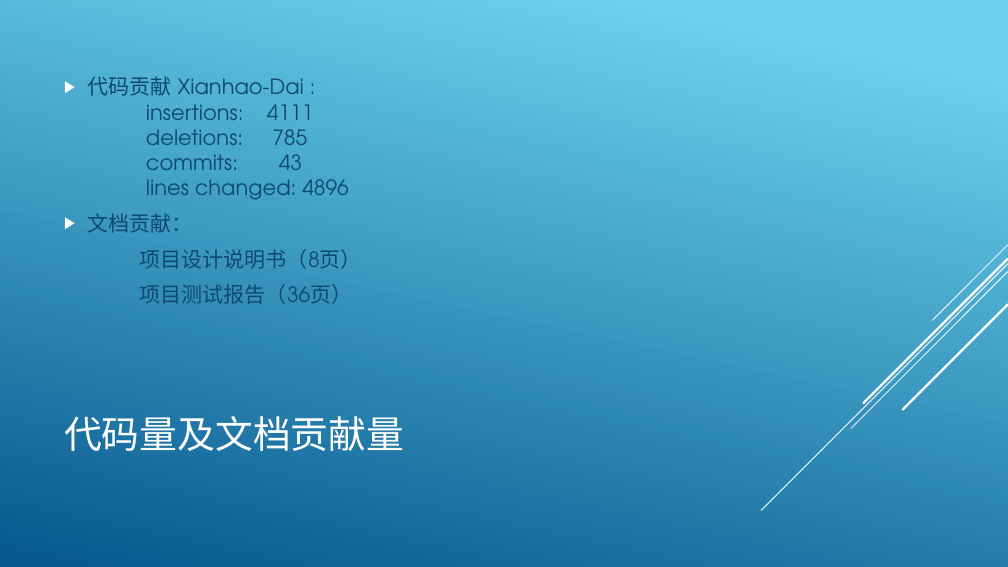
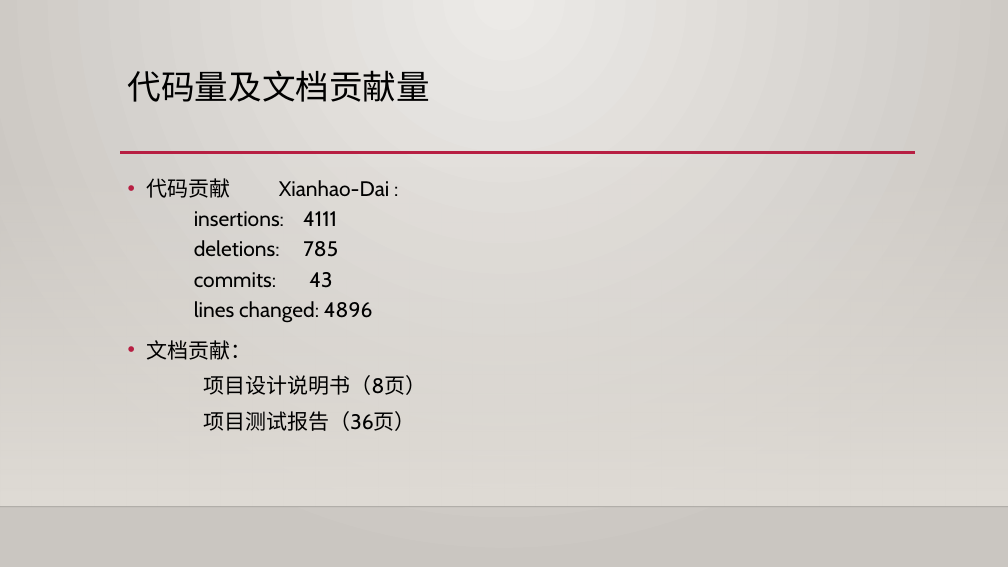
Before and after one commit to SEC0mprehensiveExper1ments/d0cumEnts, a slide deck: slide 4 of 项目展示幻灯片/个人汇报 戴显灏.pptx. Drawn at 1008x567 pixels with LibreOffice and Linux fonts; fonts in the diff are those of the drawing; background and template pictures are left out. Boxes give left, top, right and bottom in pixels: in the first picture for what was removed or moved away, otherwise in the second. Text is boxed around its words. In the diff, an @@ line names an element or a change of style, - is before the commit and + after.

```diff
--- a/项目展示幻灯片/个人汇报 戴显灏.pptx
+++ b/项目展示幻灯片/个人汇报 戴显灏.pptx
@@ background gradient #6ED2EB to #06588E to gradient #ECEAE7 to #CAC7C1 @@
@@ title "代码量及文档贡献量": place and size @@
-title "代码量及文档贡献量" at <box>64,416,404,451</box>
+title "代码量及文档贡献量" at <box>128,70,430,102</box>
@@ title "代码量及文档贡献量" at <box>128,70,430,102</box>: size 36 to 32 pt, font TeX Gyre Adventor to Cabin, text colour #FFFFFF to #000000; line spacing 1 to 0.9; vertical alignment middle to top @@
@@ rectangle added at <box>0,167,1008,507</box>, fill gradient #DFDBD5 @@
@@ text "代码贡献 Xianhao-Dai : insertions: 4111 ...": place and size @@
-text "代码贡献 Xianhao-Dai : insertions: 4111 ..." at <box>88,76,362,304</box>
+text "代码贡献 Xianhao-Dai : insertions: 4111 ..." at <box>146,178,426,431</box>
@@ text "代码贡献 Xianhao-Dai : insertions: 4111 ..." at <box>146,178,426,431</box>: font TeX Gyre Adventor to Cabin, text colour #0F496F to #000000; bullet ▶ to •; line spacing 1 to 1.2; bullet colour #FFFFFF to #B71E42; less space between paragraphs; vertical alignment middle to top @@
@@ line added from (120, 153) to (915, 153), #B71E42 2.5 pt @@
@@ group removed at <box>761,245,1008,510</box>: 5 lines @@
@@ line added from (0, 507) to (1008, 507), #000001 1 pt @@
```
Also in this commit, not shown: 5 other slides changed, 1 other file.
